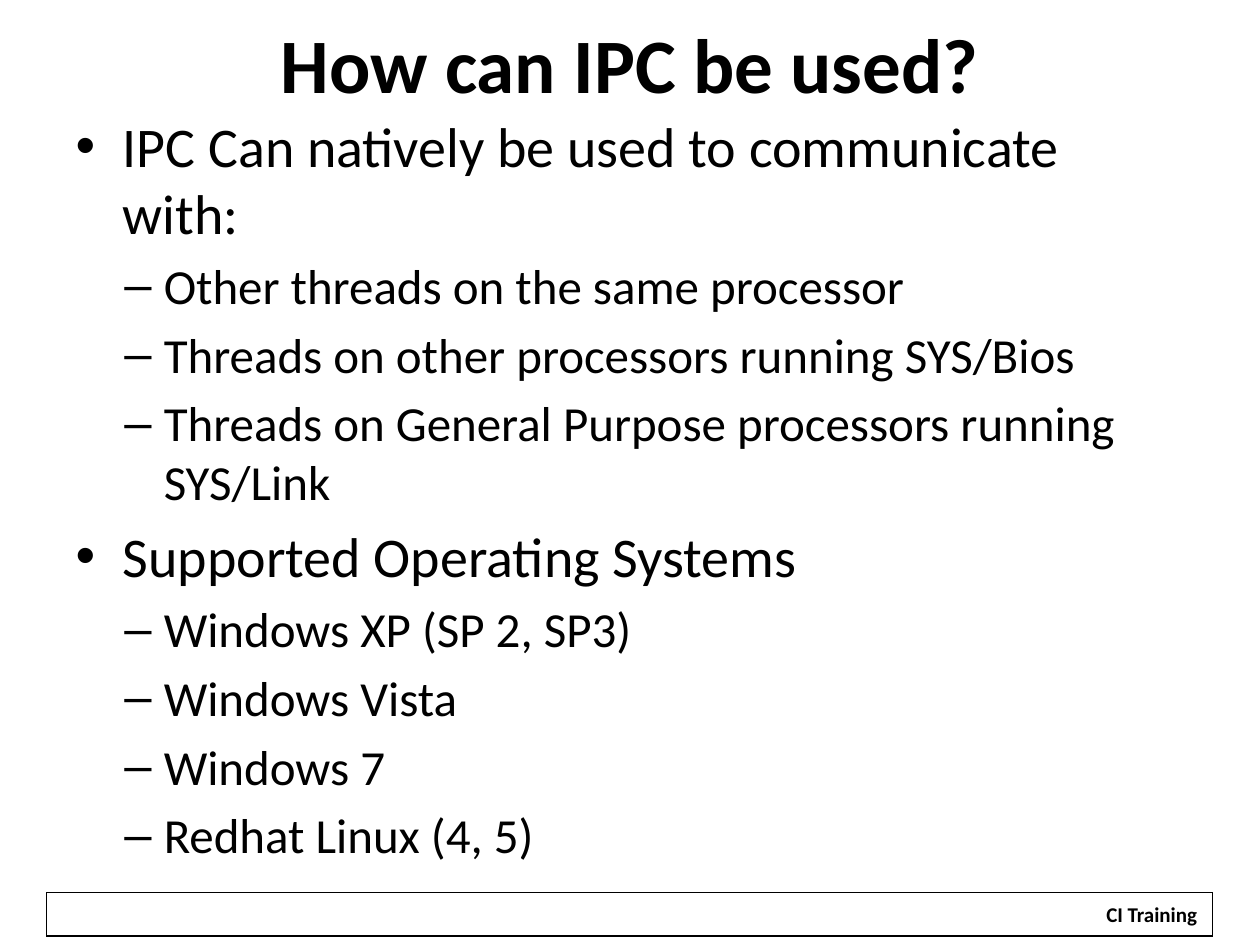
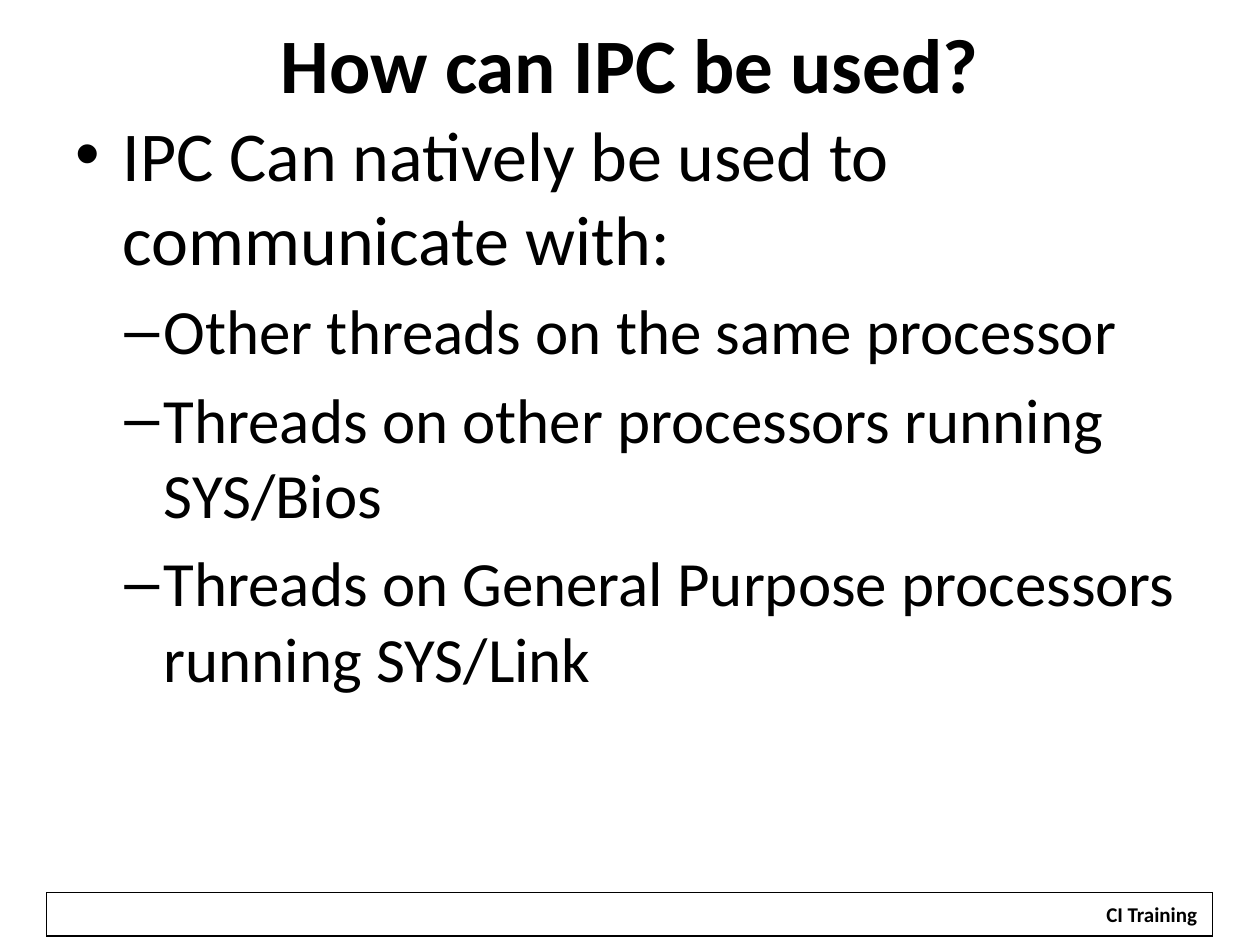
Before and after one commit to hari1989/keystone-workshop, a slide deck: slide 5 of slides/Intro to IPC.pptx. Drawn at 1260x945 pixels with LibreOffice and Linux fonts; fonts in the diff are those of the drawing; background and template pictures are left out. Boxes give left, top, right and bottom in pixels: in the first picture for what was removed or moved away, otherwise in the second. Text is boxed around its words. In the diff, an @@ line names an element or a change of style, - is before the commit and + after.

```diff
--- a/slides/Intro to IPC.pptx
+++ b/slides/Intro to IPC.pptx
@@ text "IPC Can natively be used ..." at [123,132,1174,693]: size 32 to 40 pt in "IPC Can natively be used to communicate ..."; size 28 to 36 pt in "Other threads on the same processor", "Threads on other processors running SYS/Bios", "Threads on General Purpose processors running SYS/Link"; more space between paragraphs @@
@@ text at [123,538,797,860]: paragraphs removed @@
-• Supported Operating Systems
-  – Windows XP (SP 2, SP3)
-  – Windows Vista
-  – Windows 7
-  – Redhat Linux (4, 5)
```
